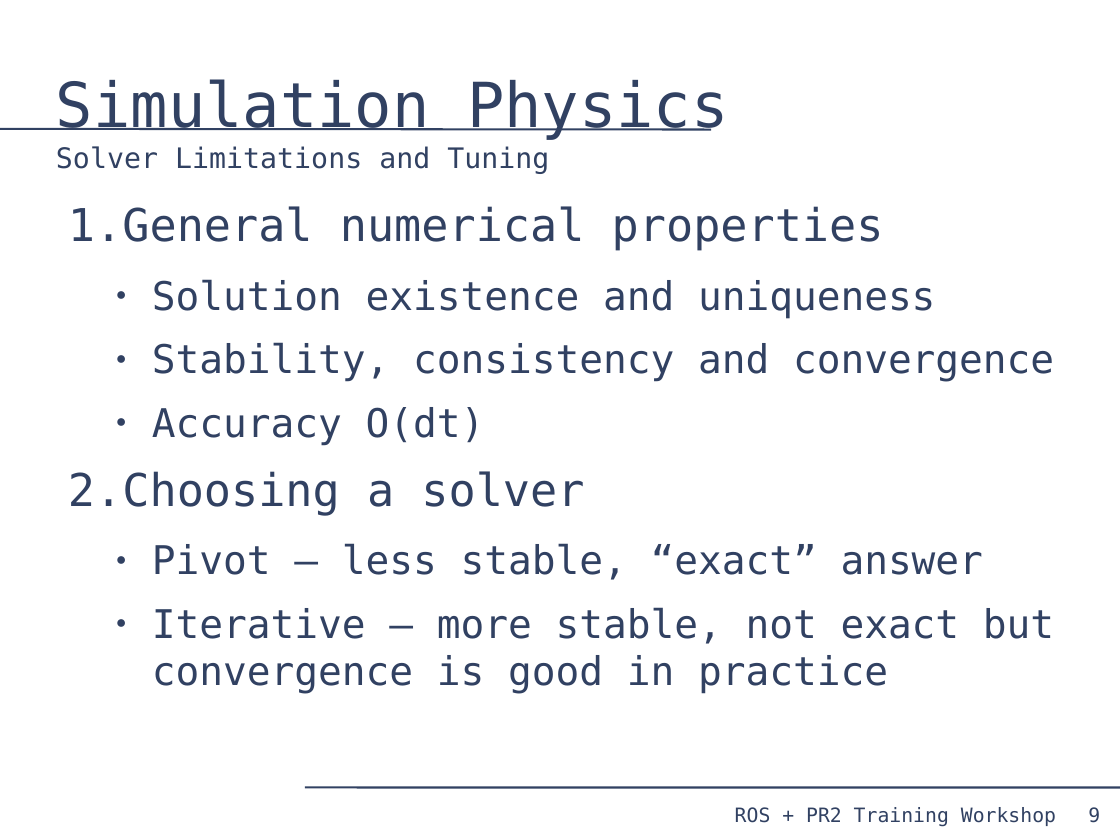
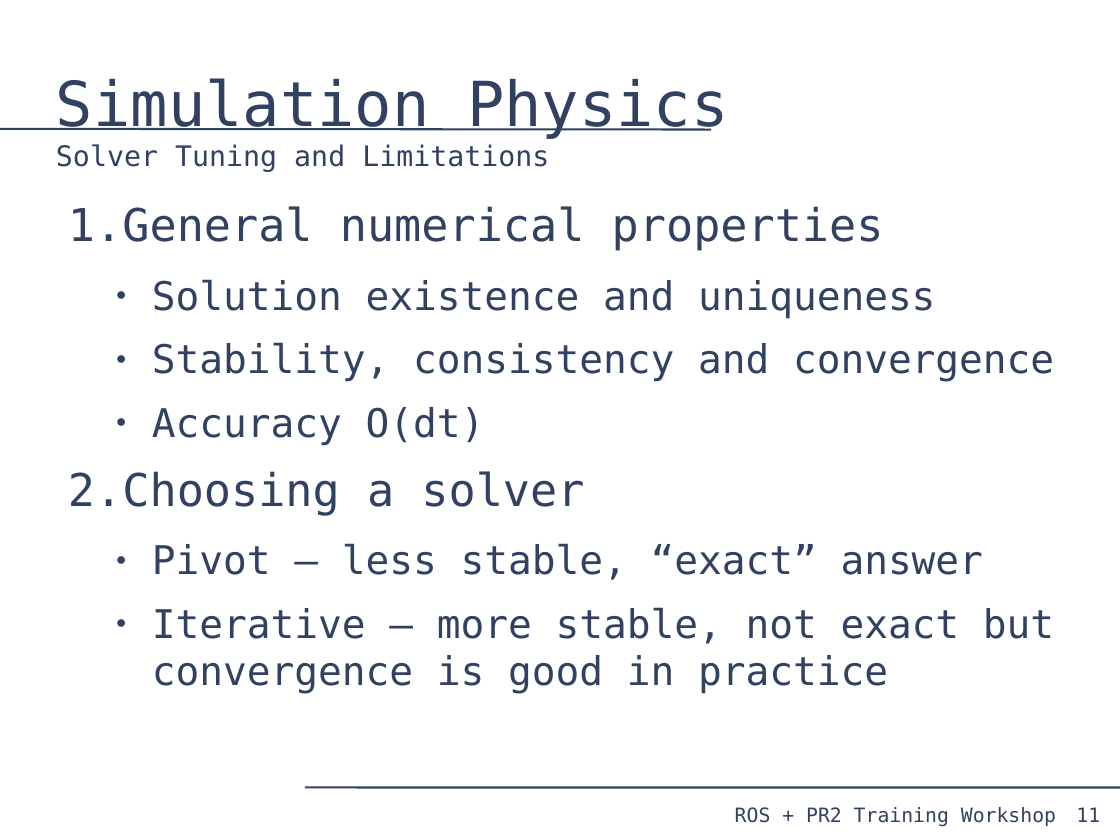
Before and after one commit to PR2/pr2_docs, a slide deck: slide 11 of pr2_training_workshop/simulation/simulation_training_workshop.odp (slide 9 before the commit). Drawn at 1120x840 pixels with LibreOffice and Linux fonts; fonts in the diff are those of the drawing. Boxes give left, top, right and bottom in pixels: in the first picture for what was removed or moved away, otherwise in the second. Text is boxed around its words. In the diff, an @@ line names an element or a change of style, - is before the commit and + after.

```diff
--- a/pr2_training_workshop/simulation/simulation_training_workshop.odp
+++ b/pr2_training_workshop/simulation/simulation_training_workshop.odp
@@ title at bbox=[56, 78, 729, 172]: text changed @@
-Simulation Physics
-Solver Limitations and Tuning
+Simulation Physics
+Solver Tuning and Limitations
@@ page number at bbox=[1076, 807, 1100, 822]: text changed @@
-9
+11
```
Also in this commit, not shown: 17 other slides changed, 3 slides added.
